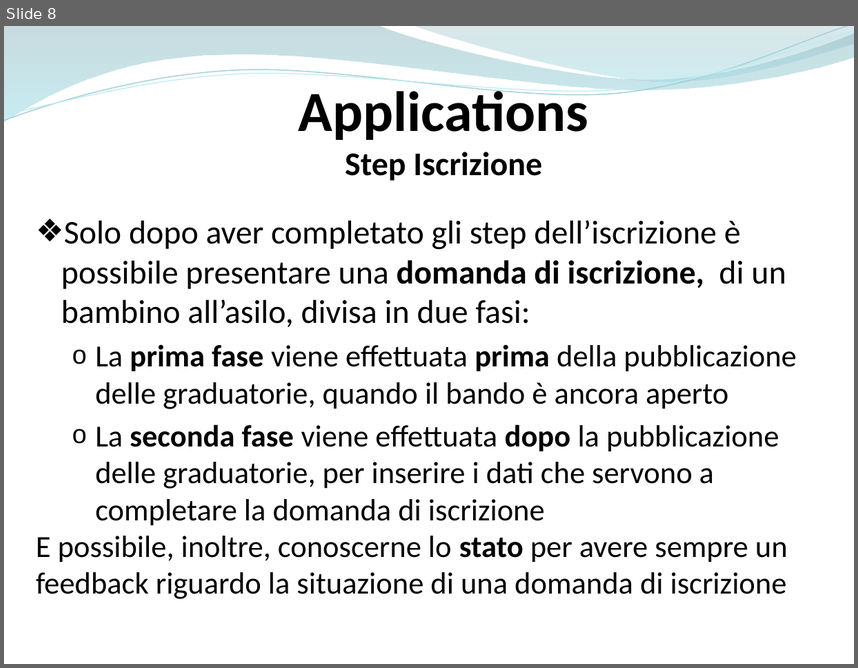
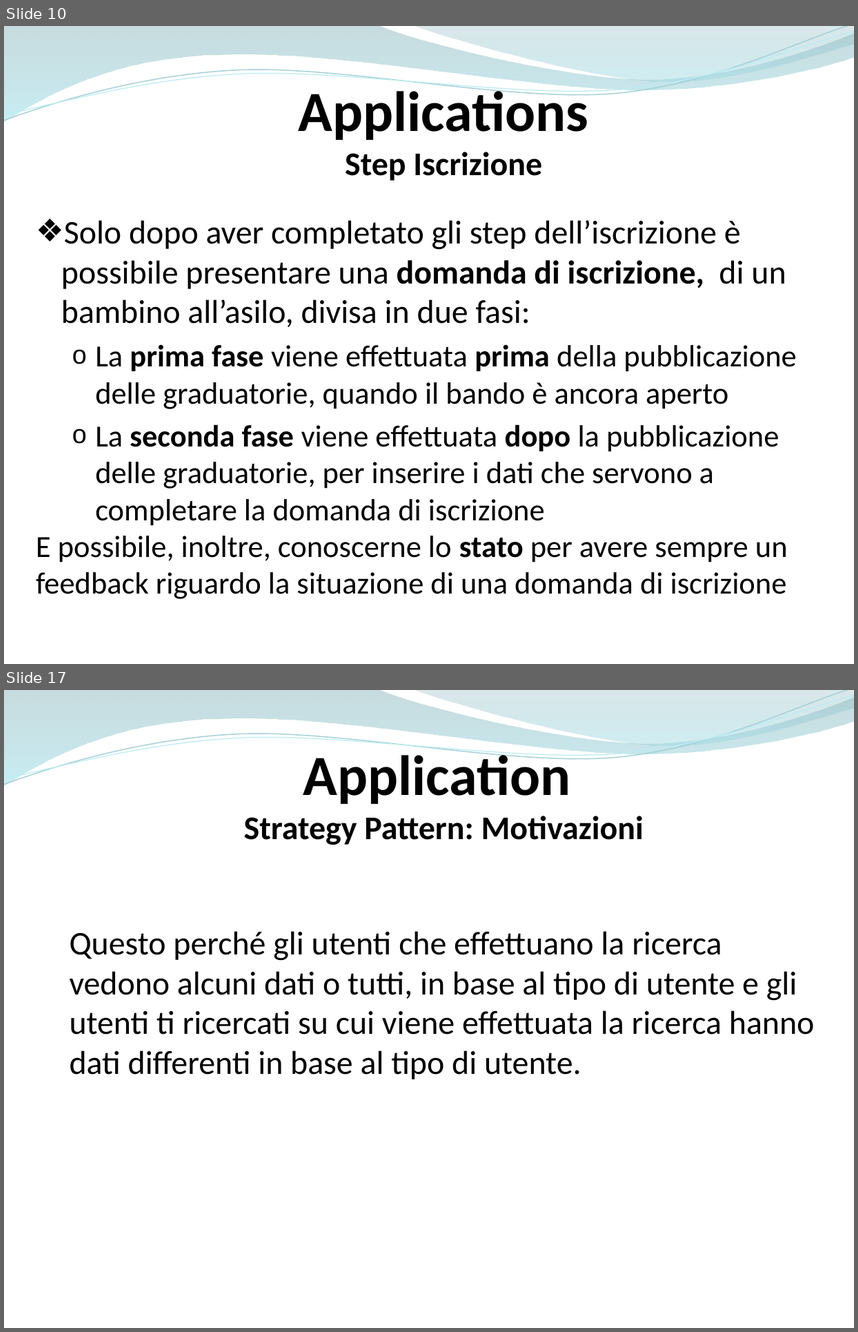
Before and after one commit to ammirate/at-silo, a slide deck: Presentazione/Atsilo1/D'Eugenio/Atsilo_A_DEugenioElisa.pptx. Shown one above the other, each under a label of ours: slide 8 before the commit, slides 10 and 17 after it; the slides between them are not shown. The pictures are 858x668 and 858x1332 pixels, drawn with LibreOffice and Linux fonts; fonts in the diff are those of the drawing. Boxes give left, top, right and bottom in pixels: in the first picture for what was removed or moved away, otherwise in the second. Text is boxed around its words. In the diff, an @@ line names an element or a change of style, - is before the commit and + after.

Commit message:
[WR A] presentazione application

```diff
--- a/Presentazione/Atsilo1/D'Eugenio/Atsilo_A_DEugenioElisa.pptx
+++ b/Presentazione/Atsilo1/D'Eugenio/Atsilo_A_DEugenioElisa.pptx
@@ slide 17 added at [4, 690, 854, 1328], background #FFFFFF; not listed: 4 template elements that a slide beside it also shows @@
@@ text added at [244, 748, 644, 845], 28 pt, text #000000, bold @@
+Application
+Strategy Pattern: Motivazioni
@@ text added at [70, 931, 815, 1079], 28 pt, text #000000 @@
+Questo perché gli utenti che effettuano la ricerca vedono alcuni dati o tutti, in base al tipo di utente e gli utenti ti ricercati su cui viene effettuata la ricerca hanno dati differenti in base al tipo di utente.
@@ what was slide 8 is now slide 10 @@
```
Also in this commit, not shown: 4 slides changed, 10 other slides added, 2 slides removed.
